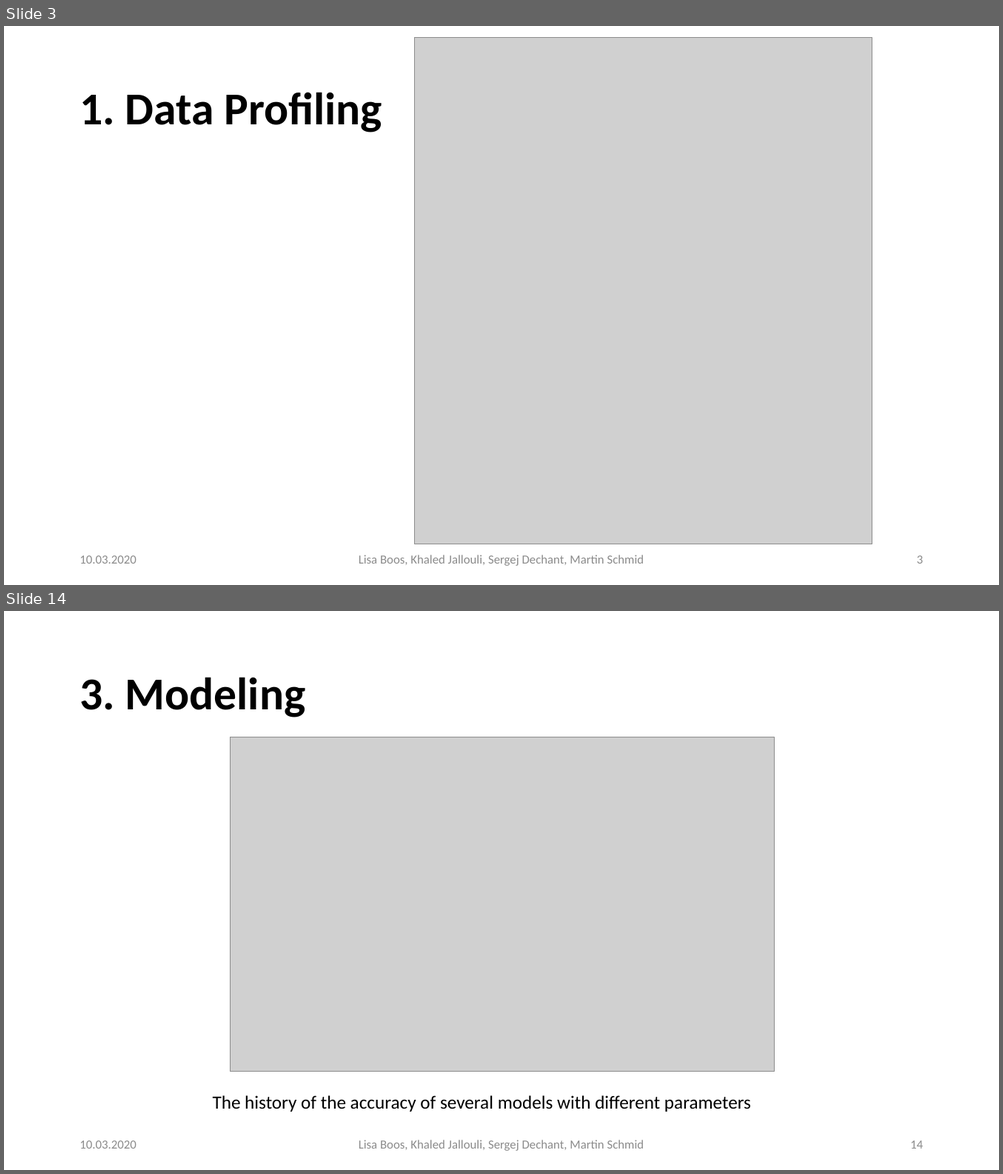
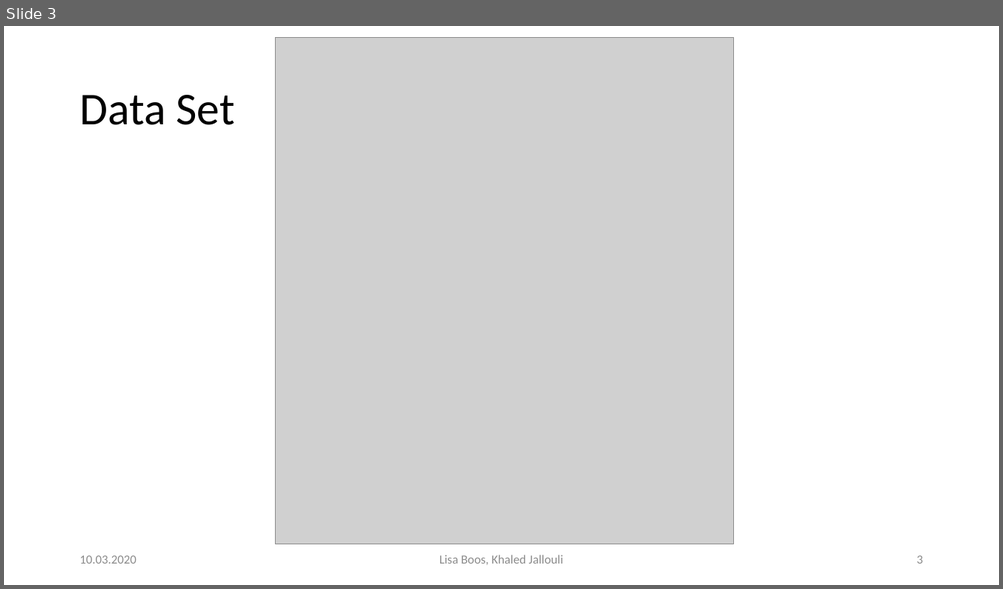
Before and after one commit to Khaledjallouli/project, a slide deck: presentationForFutureStudents/presentationFutureStudents.pptx. Shown one above the other, each under a label of ours: slides 3 and 14 before the commit, slide 3 after it; the slides between them are not shown. The pictures are 1003x1174 and 1003x589 pixels, drawn with LibreOffice and Linux fonts; fonts in the diff are those of the drawing; grey boxes stand for pictures; background and template pictures are left out. Boxes give left, top, right and bottom in pixels: in the first picture for what was removed or moved away, otherwise in the second. Text is boxed around its words. In the diff, an @@ line names an element or a change of style, - is before the commit and + after.

```diff
--- a/presentationForFutureStudents/presentationFutureStudents.pptx
+++ b/presentationForFutureStudents/presentationFutureStudents.pptx
@@ slide 14 removed at (x1=4, y1=611, x2=999, y2=1170), background #FFFFFF @@
@@ title removed at (x1=79, y1=677, x2=305, y2=718) @@
-3. Modeling
@@ picture removed at (x1=230, y1=737, x2=774, y2=1072) @@
@@ text removed at (x1=213, y1=1096, x2=751, y2=1112) @@
-The history of the accuracy of several models with different parameters
@@ text removed at (x1=79, y1=1141, x2=136, y2=1149) @@
-10.03.2020
@@ text removed at (x1=358, y1=1140, x2=644, y2=1151) @@
-Lisa Boos, Khaled Jallouli, Sergej Dechant, Martin Schmid
@@ page number removed at (x1=910, y1=1141, x2=922, y2=1149) @@
-14
@@ slide 3 changed as well @@
@@ picture moved from (x1=415, y1=38, x2=872, y2=545) to (x1=276, y1=37, x2=734, y2=545) @@
@@ title at (x1=79, y1=95, x2=235, y2=125): text changed; bold off @@
-1. Data Profiling
+Data Set
@@ text at (x1=439, y1=555, x2=563, y2=565): text changed @@
-Lisa Boos, Khaled Jallouli, Sergej Dechant, Martin Schmid
+Lisa Boos, Khaled Jallouli
```
Also in this commit, not shown: 3 other slides changed, 1 slide added, 17 other slides removed.
